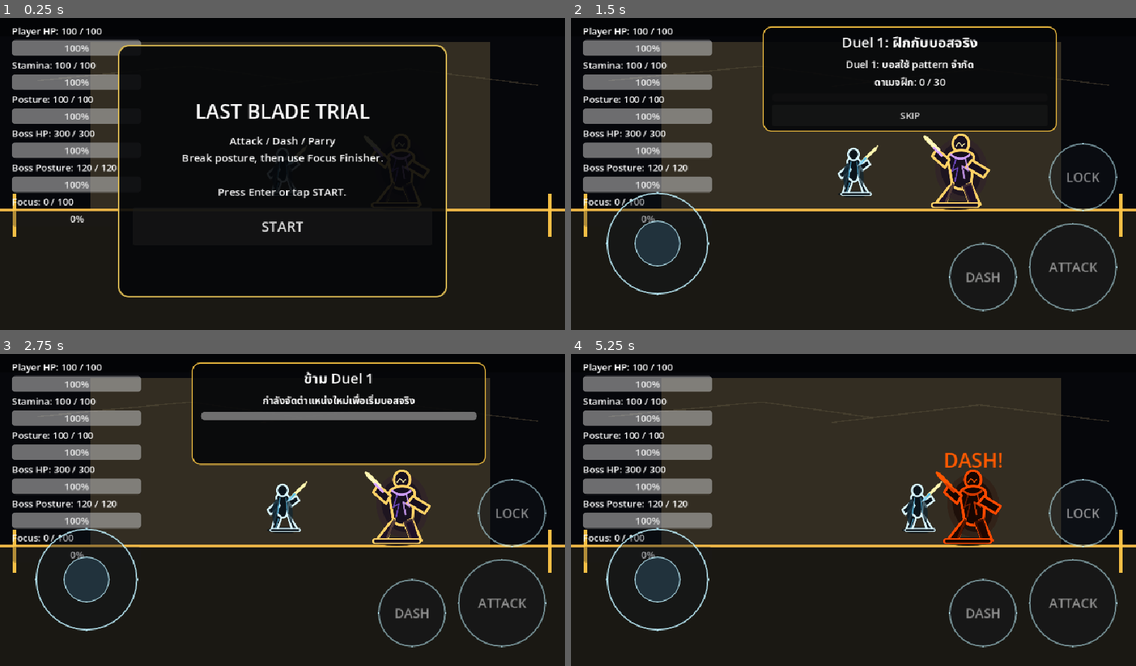
Above: before the commit, frames 1-4 (two rows, left to right).
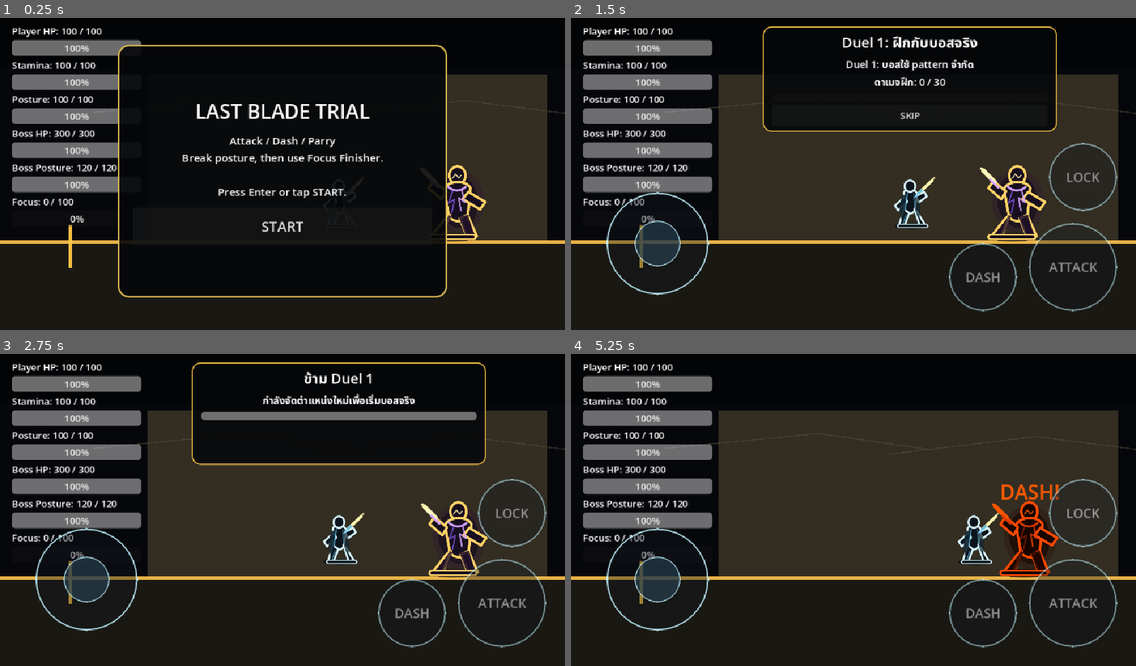
Above: after the commit, the same moments.

Repository: shanwinder/lastblade
Game: Godot game, scene res://scenes/main/BossBrokenMaster.tscn
Same seed, same stepped clock (60 frames per second), same inputs: the game is played once before the commit and once after it.
Inputs:
- Up to frame 1 (0.25 s): no input
- Up to frame 2 (1.5 s): click "START" at 0.5 s; click "SKIP" at 1.25 s
- Up to frame 3 (2.75 s): click "SKIP" at 2 s
- Up to frame 4 (5.25 s): click "ATTACK" at 2.75 s; click "DASH" at 3.5 s; click "LOCK" at 4.25 s; click "LOCKED" at 5 s

The runs differ from the first frame. In frame 1, 10% of the frame differs, in the area x 0-100%, y 7-81%; in frame 2, 19%; in frame 3, 19%; in frame 4, 25%.

Commit message:
Tune movement deflect scene setting

Diff:
--- a/last-blade-trial/scenes/main/BossBrokenMaster.tscn
+++ b/last-blade-trial/scenes/main/BossBrokenMaster.tscn
@@ -39,6 +39,7 @@
 [node name="Player" type="CharacterBody2D" parent="." unique_id=220317986]
 position = Vector2(576, 324)
 script = ExtResource("2_mknfb")
+movement_deflect_requires_new_input = false
 
 [node name="Sprite2D" type="Sprite2D" parent="Player" unique_id=1611597603]
 scale = Vector2(0.75, 0.75)
@@ -157,7 +158,3 @@
 
 [node name="RunMetricsManager" type="Node" parent="." unique_id=2040110207]
 script = ExtResource("17_run_metrics")
-
-[node name="GameCamera" type="Camera2D" parent="." unique_id=2003199488]
-position = Vector2(576, 324)
-script = ExtResource("6_jpax5")
Not shown: 1 places in last-blade-trial/scenes/main/BossBrokenMaster.tscn that only renumber resources
